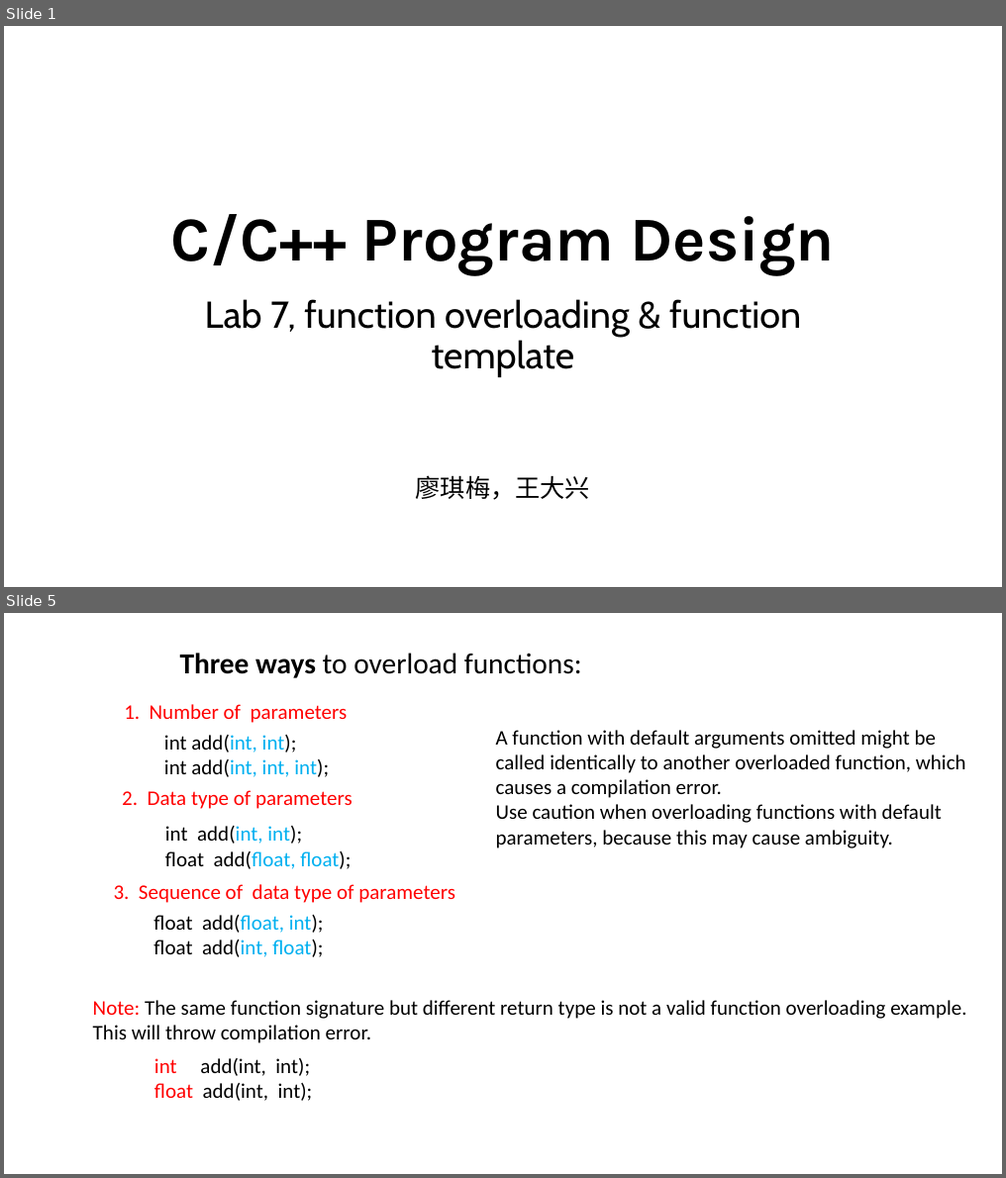
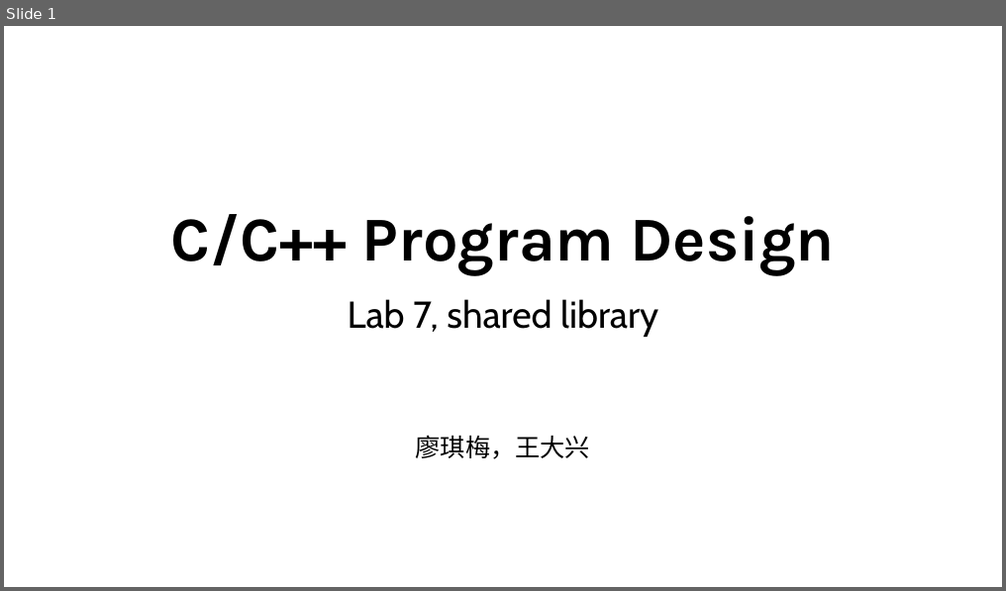
Before and after one commit to ShiqiYu/CPP, a slide deck: week07/Lab07.pptx. Shown one above the other, each under a label of ours: slides 1 and 5 before the commit, slide 1 after it; the slides between them are not shown. The pictures are 1006x1178 and 1006x591 pixels, drawn with LibreOffice and Linux fonts; fonts in the diff are those of the drawing; background and template pictures are left out. Boxes give left, top, right and bottom in pixels: in the first picture for what was removed or moved away, otherwise in the second. Text is boxed around its words. In the diff, an @@ line names an element or a change of style, - is before the commit and + after.

```diff
--- a/week07/Lab07.pptx
+++ b/week07/Lab07.pptx
@@ slide 5 removed at [4,613,1002,1174], background #FFFFFF @@
@@ text removed at [180,653,582,678] @@
-Three ways to overload functions:
@@ text removed at [124,704,348,723] @@
-1. Number of parameters
@@ text removed at [496,730,966,849] @@
-A function with default arguments omitted might be called identically to another overloaded function, which causes a compilation error.
-Use caution when overloading functions with default parameters, because this may cause ambiguity.
@@ text removed at [164,735,329,777] @@
-int add(int, int);
-int add(int, int, int);
@@ text removed at [122,790,352,809] @@
-2. Data type of parameters
@@ text removed at [165,826,350,869] @@
-int add(int, int);
-float add(float, float);
@@ text removed at [114,884,455,903] @@
-3. Sequence of data type of parameters
@@ text removed at [153,915,324,958] @@
-float add(float, int);
-float add(int, float);
@@ text removed at [93,1000,966,1044] @@
-Note: The same function signature but different return type is not a valid function overloading example. This will throw compilation error.
@@ text removed at [154,1059,313,1101] @@
-int add(int, int);
-float add(int, int);
@@ slide 1 changed as well @@
@@ subtitle at [348,299,658,337]: text changed @@
-Lab 7, function overloading & function template
+Lab 7, shared library
```
Also in this commit, not shown: 3 other slides changed, 7 slides added, 16 other slides removed, 5 other files.
